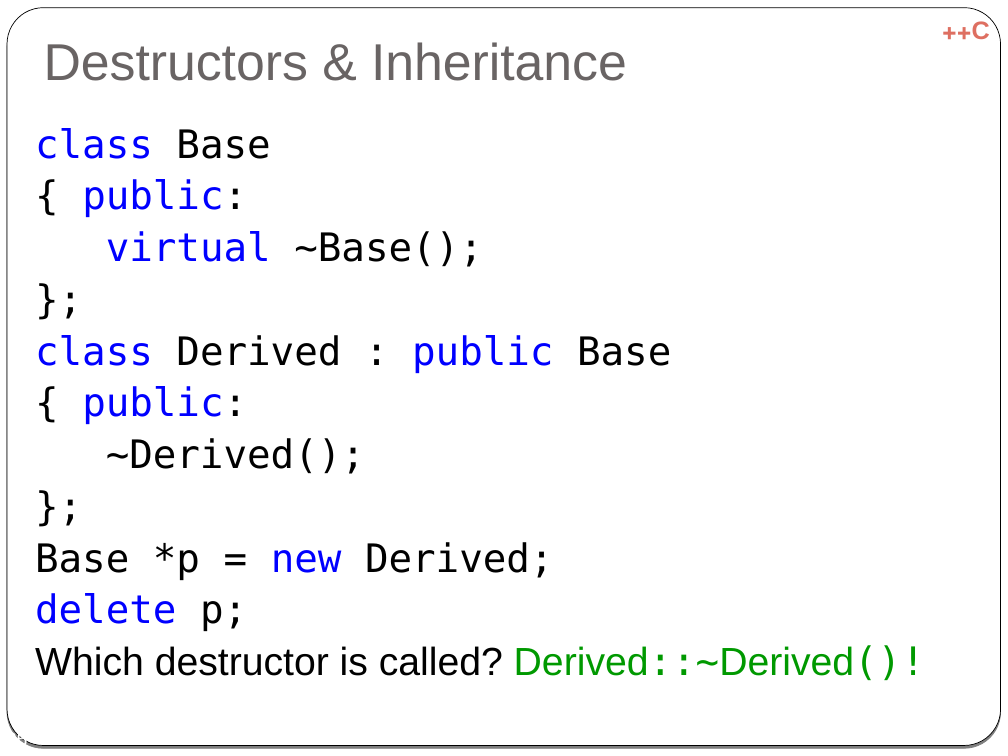
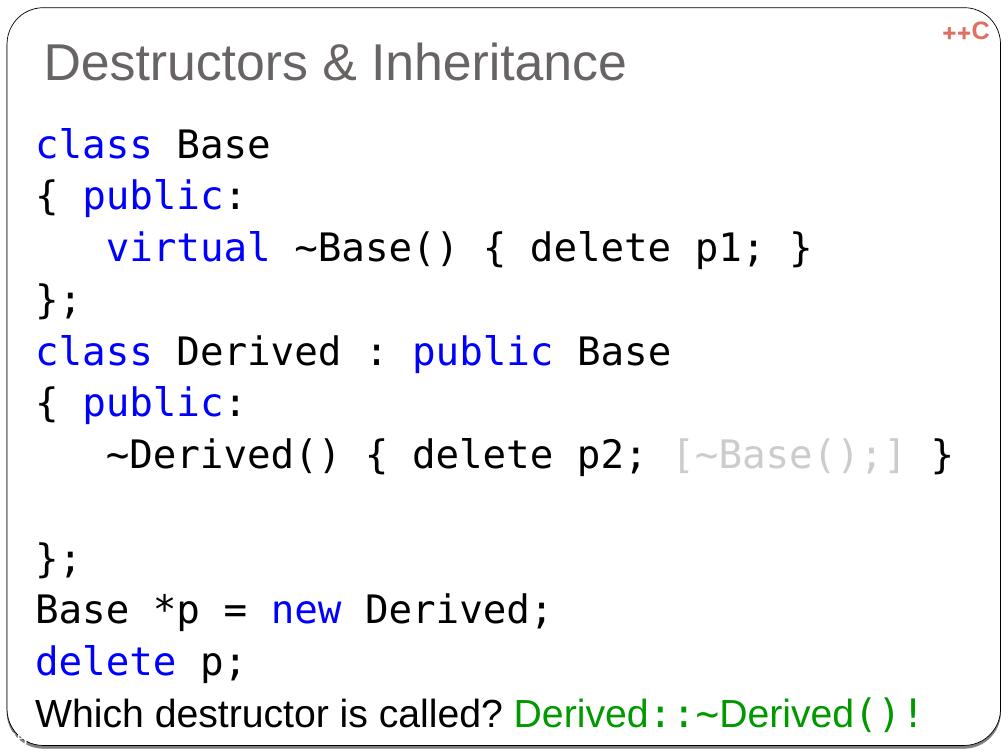
Before and after one commit to cpp-at-ariel/cpp-5780, a slide deck: slide 35 of 06-inheritance/slides-virtual.odp. Drawn at 1008x756 pixels with LibreOffice and Linux fonts; fonts in the diff are those of the drawing. Boxes give left, top, right and bottom in pixels: in the first picture for what was removed or moved away, otherwise in the second. Text is boxed around its words. In the diff, an @@ line names an element or a change of style, - is before the commit and + after.

```diff
--- a/06-inheritance/slides-virtual.odp
+++ b/06-inheritance/slides-virtual.odp
@@ text at <box>35,128,925,733</box>: text changed @@
-class Base
-{ public:
-virtual ~Base();
-};
-class Derived : public Base
-{ public:
-~Derived();
-};
-Base *p = new Derived;
-delete p;
-Which destructor is called? Derived::~Derived()!
+class Base
+{ public:
+virtual ~Base() { delete p1; }
+};
+class Derived : public Base
+{ public:
+~Derived() { delete p2; [~Base();] }
+};
+Base *p = new Derived;
+delete p;
+Which destructor is called? Derived::~Derived()!
```
Also in this commit, not shown: 7 other slides changed, 1 slide added, 11 other files.
